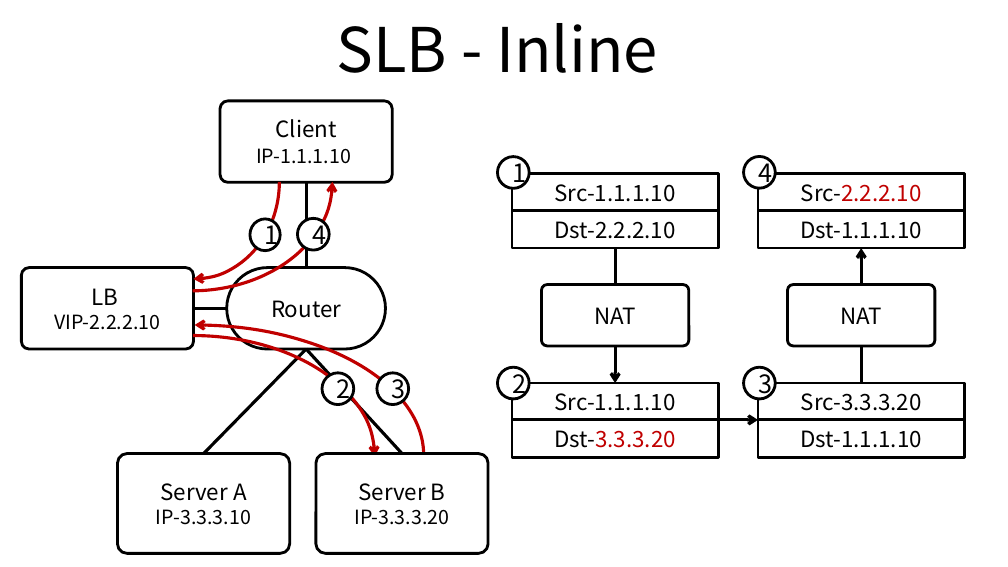
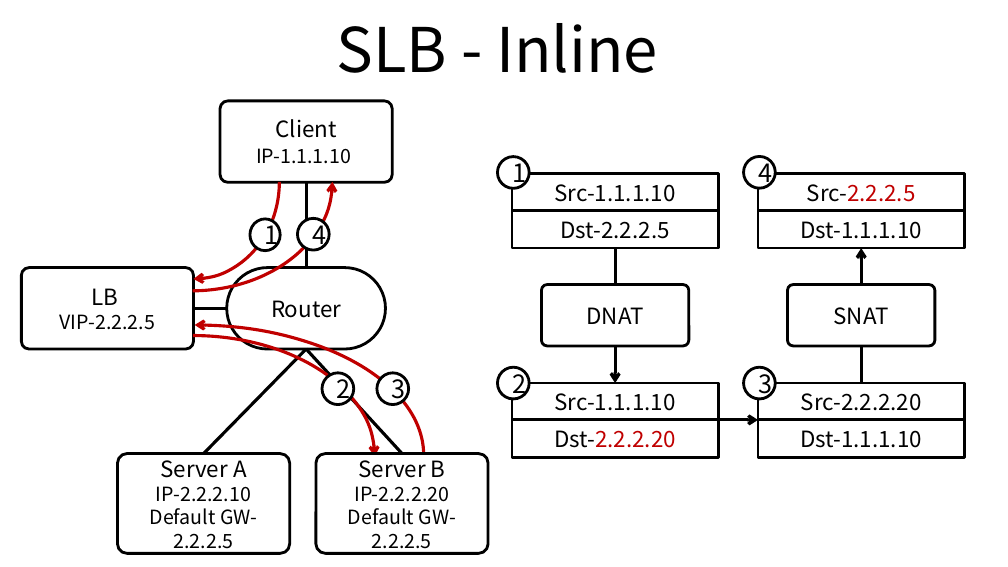
Before and after one commit to ssup2/blog-old, a slide deck: slide 3 of images/theory_analysis/SLB/SLB.pptx (slide 2 before the commit). Drawn at 1008x567 pixels with LibreOffice and Linux fonts; fonts in the diff are those of the drawing. Boxes give left, top, right and bottom in pixels: in the first picture for what was removed or moved away, otherwise in the second. Text is boxed around its words. In the diff, an @@ line names an element or a change of style, - is before the commit and + after.

```diff
--- a/images/theory_analysis/SLB/SLB.pptx
+++ b/images/theory_analysis/SLB/SLB.pptx
@@ text in rectangle at box(807, 184, 916, 202): text changed @@
-Src-2.2.2.10
+Src-2.2.2.5
@@ text in rectangle at box(561, 221, 670, 239): text changed @@
-Dst-2.2.2.10
+Dst-2.2.2.5
@@ text in rounded rectangle at box(60, 314, 155, 330): text changed @@
-VIP-2.2.2.10
+VIP-2.2.2.5
@@ text in rounded rectangle at box(587, 307, 644, 324): text changed @@
-NAT
+DNAT
@@ text in rounded rectangle at box(834, 307, 889, 325): text changed @@
-NAT
+SNAT
@@ text in rectangle at box(801, 393, 922, 411): text changed @@
-Src-3.3.3.20
+Src-2.2.2.20
@@ text in rectangle at box(554, 430, 675, 448): text changed @@
-Dst-3.3.3.20
+Dst-2.2.2.20
@@ text in rounded rectangle at box(150, 486, 257, 554): text changed @@
-IP-3.3.3.10
+IP-2.2.2.10
+Default GW- 2.2.2.5
@@ text in rounded rectangle at box(348, 486, 456, 554): text changed @@
-IP-3.3.3.20
+IP-2.2.2.20
+Default GW- 2.2.2.5
```
Also in this commit, not shown: 1 slide added, 3 other files.
